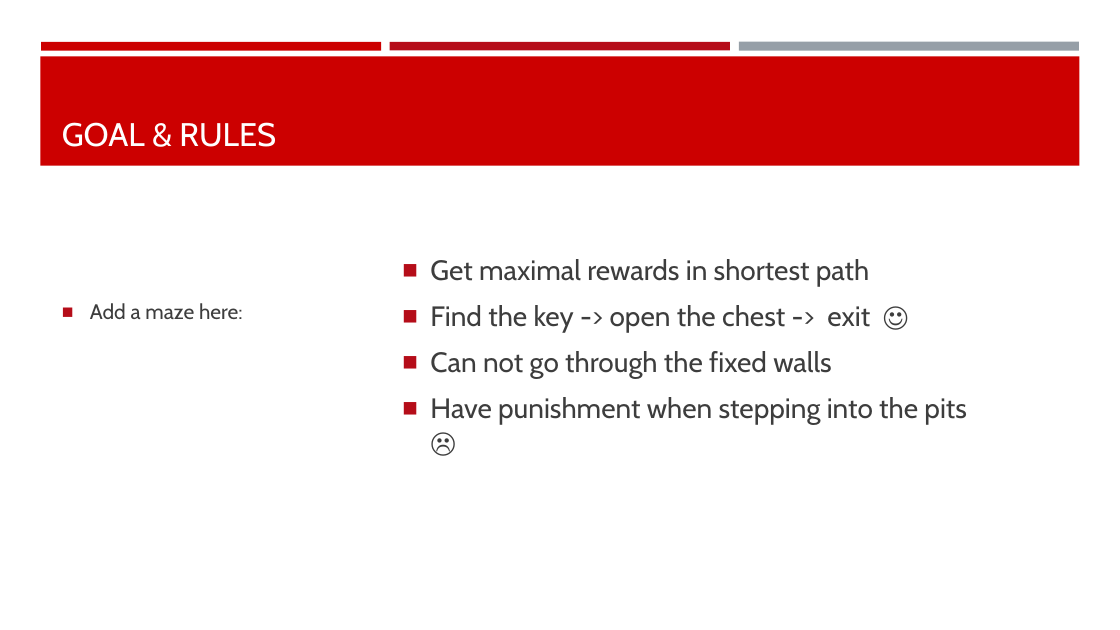
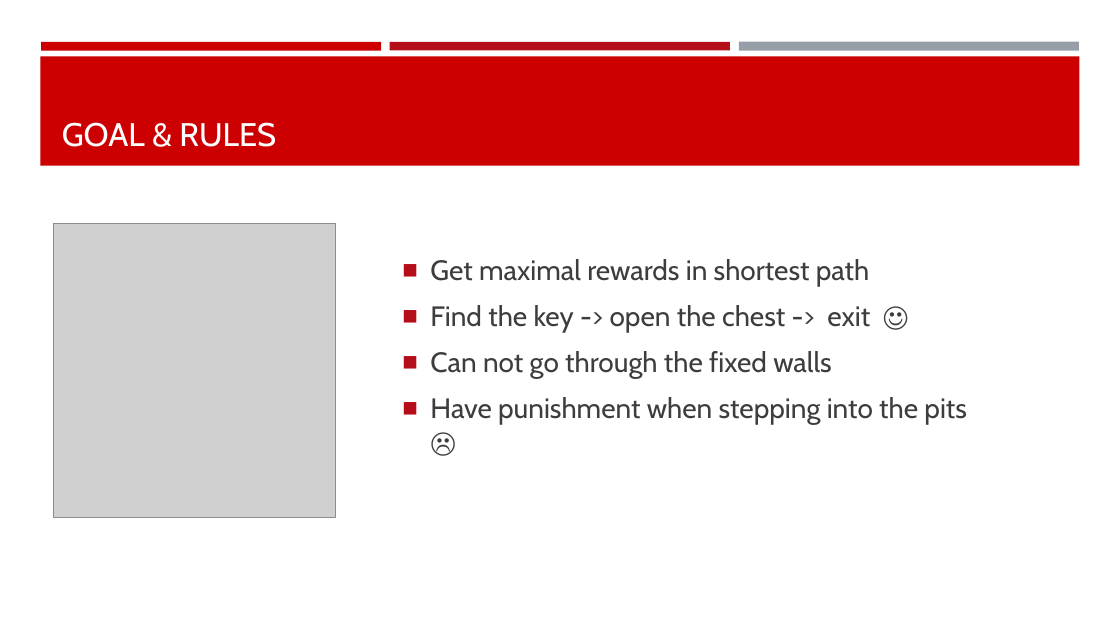
Before and after one commit to mengli11235/MachineLearning_Maze, a slide deck: slide 4 of Group Presentation.pptx. Drawn at 1120x630 pixels with LibreOffice and Linux fonts; fonts in the diff are those of the drawing; grey boxes stand for pictures. Boxes give left, top, right and bottom in pixels: in the first picture for what was removed or moved away, otherwise in the second. Text is boxed around its words. In the diff, an @@ line names an element or a change of style, - is before the commit and + after.

```diff
--- a/Group Presentation.pptx
+++ b/Group Presentation.pptx
@@ picture added at <box>54,223,335,517</box> @@
@@ text removed at <box>90,303,243,319</box> @@
-■ Add a maze here:
```
Also in this commit, not shown: 4 other slides changed.
